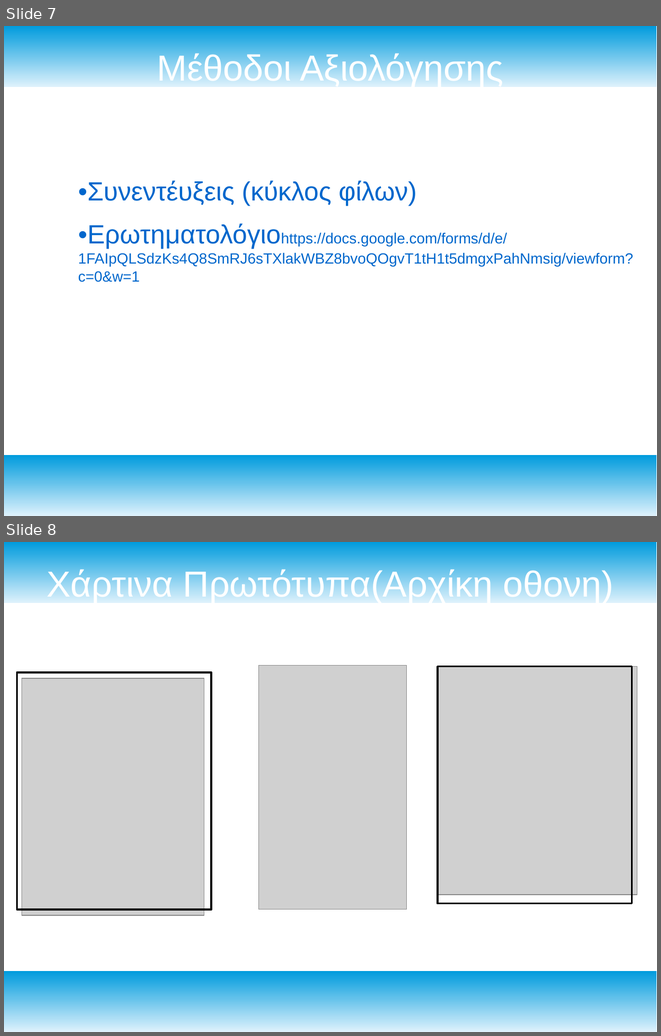
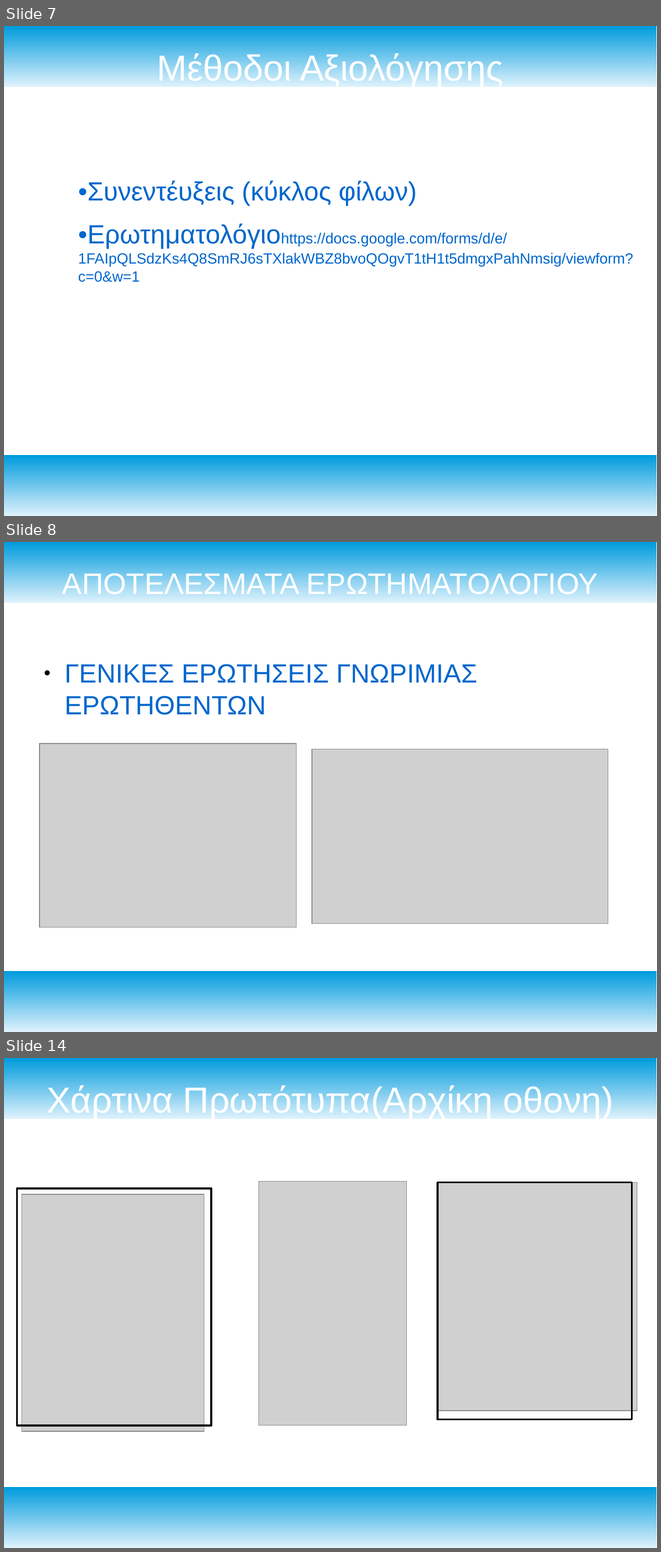
Before and after one commit to billk97/Human-Computer-Interaction, a slide deck: Εργασία Επικοινωνίας Ανθρώπου-Υπολογιστή/Παρουσιαση.odp. Shown one above the other, each under a label of ours: slides 7 and 8 before the commit, slides 7, 8 and 14 after it; the slides between them are not shown. The pictures are 661x1036 and 661x1552 pixels, drawn with LibreOffice and Linux fonts; fonts in the diff are those of the drawing; grey boxes stand for pictures. Boxes give left, top, right and bottom in pixels: in the first picture for what was removed or moved away, otherwise in the second. Text is boxed around its words. In the diff, an @@ line names an element or a change of style, - is before the commit and + after.

```diff
--- a/Εργασία Επικοινωνίας Ανθρώπου-Υπολογιστή/Παρουσιαση.odp
+++ b/Εργασία Επικοινωνίας Ανθρώπου-Υπολογιστή/Παρουσιαση.odp
@@ slide 8 added at [4, 542, 657, 1032], background #FFFFFF; not listed: 2 template elements that a slide beside it also shows @@
@@ title added at [62, 571, 599, 594], 36 pt, text #FFFFFF @@
+ΑΠΟΤΕΛΕΣΜΑΤΑ ΕΡΩΤΗΜΑΤΟΛΟΓΙΟΥ
@@ text added at [64, 664, 477, 715], 32 pt, text #0066CC @@
+● ΓΕΝΙΚΕΣ ΕΡΩΤΗΣΕΙΣ ΓΝΩΡΙΜΙΑΣ ΕΡΩΤΗΘΕΝΤΩΝ
@@ picture added at [40, 743, 297, 927] @@
@@ picture added at [312, 749, 608, 924] @@
@@ what was slide 8 is now slide 14 @@
```
Also in this commit, not shown: 1 slide changed, 5 other slides added.
